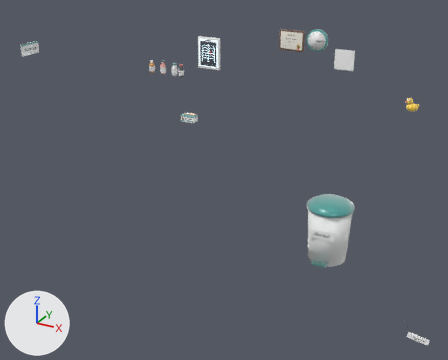
An edit to the glTF model prototype/drpatch-desk/models/eggs.glb, drawn before and after from the same camera.
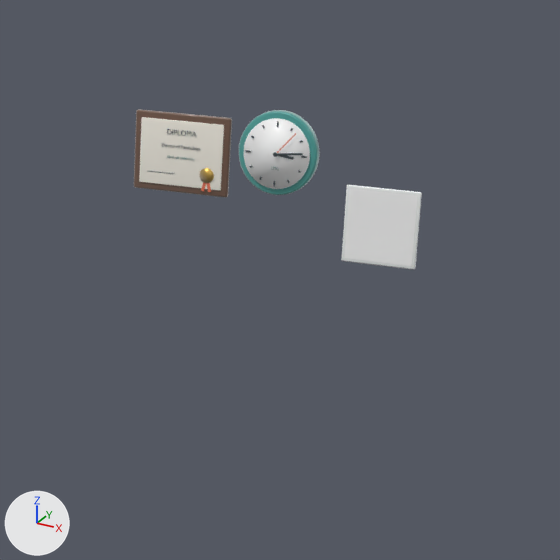
The first picture shows the older version from a camera (50 mm lens) standing at (27.2, -51.5, 21.4) and looking at (0.3, -2.5, -3.1). The close-ups show the older and then the newer version on the part from 54% to 87% of the width and 0% to 41% of the height of that picture. Only the edits that show in the close-ups are written down. Arrows for +X, +Y and +Z are at lower left; the lights stay in place. Where no turn or scale is listed for an object, it has been applied to the vertices.

Names of what the first close-up shows: 'SignFace', 'WallClock', 'WallClockFace', 'dip_frame', 'dip_paper', 'dip_ribbonA', 'dip_ribbonB', 'dip_seal', 'dip_t1', 'dip_t2', 'dip_t3', 'sign_plate' and 3 more.
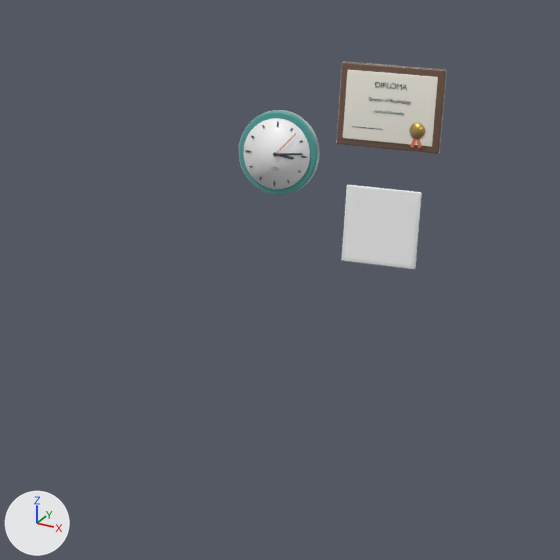
Where the change shows, as pixel boxes [x1, y1, x2, y2] in the close-ups (560 x 560 px):
'dip_paper', moved
    before: [139, 117, 224, 190]
    after: [343, 70, 438, 147]
'dip_frame', moved
    before: [134, 109, 232, 197]
    after: [336, 61, 447, 154]
'dip_seal', moved
    before: [200, 168, 214, 183]
    after: [409, 123, 425, 139]
'dip_t1', moved
    before: [167, 129, 196, 137]
    after: [375, 82, 407, 90]
'dip_t2', moved
    before: [162, 143, 200, 151]
    after: [369, 97, 411, 105]
'dip_ribbonA', moved
    before: [201, 182, 206, 192]
    after: [410, 138, 417, 148]
'dip_ribbonB', moved
    before: [206, 183, 211, 192]
    after: [417, 139, 422, 149]
'dip_t3', moved
    before: [167, 155, 194, 160]
    after: [374, 110, 404, 116]

The change, as a diff of the scene's bpy script:
```diff
--- a/prototype/drpatch-desk/models/eggs.glb.py
+++ b/prototype/drpatch-desk/models/eggs.glb.py
@@ ob_dip_frame @@
 ob_dip_frame = bpy.data.objects.new('dip_frame', me_cube_050)
-ob_dip_frame.location = (0.4, 12.92, 7.9)
+ob_dip_frame.location = (6.6, 12.92, 9.75)
@@ ob_dip_paper @@
 ob_dip_paper = bpy.data.objects.new('dip_paper', me_cube_051)
-ob_dip_paper.location = (0.4, 12.84, 7.9)
+ob_dip_paper.location = (6.6, 12.84, 9.75)
@@ ob_dip_ribbona @@
 ob_dip_ribbona = bpy.data.objects.new('dip_ribbonA', me_cube_052)
-ob_dip_ribbona.location = (1.18, 12.81, 7.05)
+ob_dip_ribbona.location = (7.38, 12.81, 8.9)
@@ ob_dip_ribbonb @@
 ob_dip_ribbonb = bpy.data.objects.new('dip_ribbonB', me_cube_053)
-ob_dip_ribbonb.location = (1.32, 12.81, 7.05)
+ob_dip_ribbonb.location = (7.52, 12.81, 8.9)
@@ ob_dip_seal @@
 ob_dip_seal = bpy.data.objects.new('dip_seal', me_cylinder_006)
-ob_dip_seal.location = (1.25, 12.81, 7.35)
+ob_dip_seal.location = (7.45, 12.81, 9.2)
@@ ob_dip_t1 @@
 ob_dip_t1 = bpy.data.objects.new('dip_t1', me_text_015)
-ob_dip_t1.location = (0.4, 12.81, 8.5)
+ob_dip_t1.location = (6.6, 12.81, 10.35)
@@ ob_dip_t2 @@
 ob_dip_t2 = bpy.data.objects.new('dip_t2', me_text_016)
-ob_dip_t2.location = (0.4, 12.81, 8.1)
+ob_dip_t2.location = (6.6, 12.81, 9.95)
@@ ob_dip_t3 @@
 ob_dip_t3 = bpy.data.objects.new('dip_t3', me_text_017)
-ob_dip_t3.location = (0.4, 12.81, 7.78)
+ob_dip_t3.location = (6.6, 12.81, 9.63)
```
